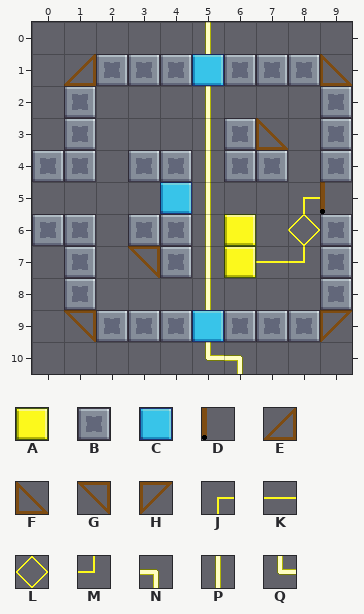
Two versions of a level (Tiled map (JSON), Assets/Level_Editor/TileMap/Room_25.tmj). That is the earlier state.
Cells are 32x32 px. Shown: x 0..9, y 0..10.
Key: from "tileSet": A 32 "block", B 33 "wall", C 45 "glass", D 82 "door", E 106 "bridge", F 107 "bridge", G 116 "bridge", H 117 "bridge", J 157 "cable_wire", K 158 "cable_wire", L 168 "cable_connect", M 179 "cable_wire", N 212 "cable_wire", P 220 "cable_wire", Q 230 "cable_wire".
_ is an empty cell, # one hidden under a higher layer.
Layer "Overlap" before, first column x 0:
 0 _____P____
 1 _____#____
 2 _____P____
 3 _____P____
 4 _____P____
 5 _____P__JD
 6 _____P__L_
 7 _____P#KM_
 8 _____P____
 9 _____#____
10 _____QN___
Layer "Blocks" before, first column x 0:
 0 __________
 1 _EBBBCBBBF
 2 _B_______B
 3 _B____BF_B
 4 BB_BB_BB_B
 5 ____C_____
 6 BB_BB_A__B
 7 _B_GB_A__B
 8 _B_______B
 9 _GBBBCBBBH
10 __________
Once edited:
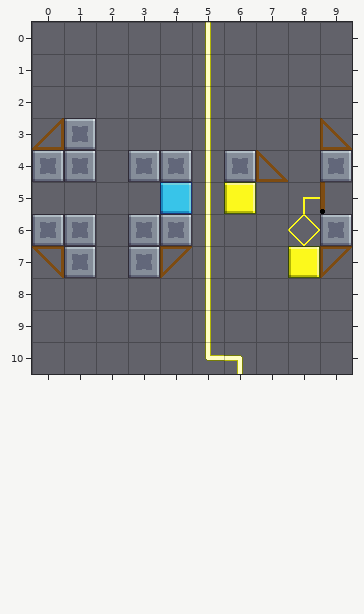
Difference:
Changed rows in their new state; . is an unchanged cell.
Layer "Overlap":
first column x 6:
 7 __#
Layer "Blocks":
first column x 0:
 1 ._________
 2 ._......._
 3 E.....__.F
 4 .......F..
 5 ......A...
 6 ......_...
 7 G..BH._.AH
 8 ._......._
 9 ._________
